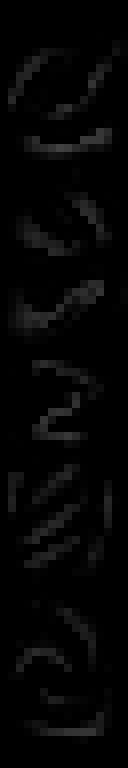
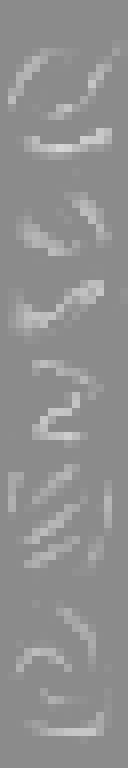
Revision of a layered 128 x 768 image; what changed, layer by layer:
renamed "Background" to "Layer 4", showed it, painted on it over (0, 0, 128, 768)
